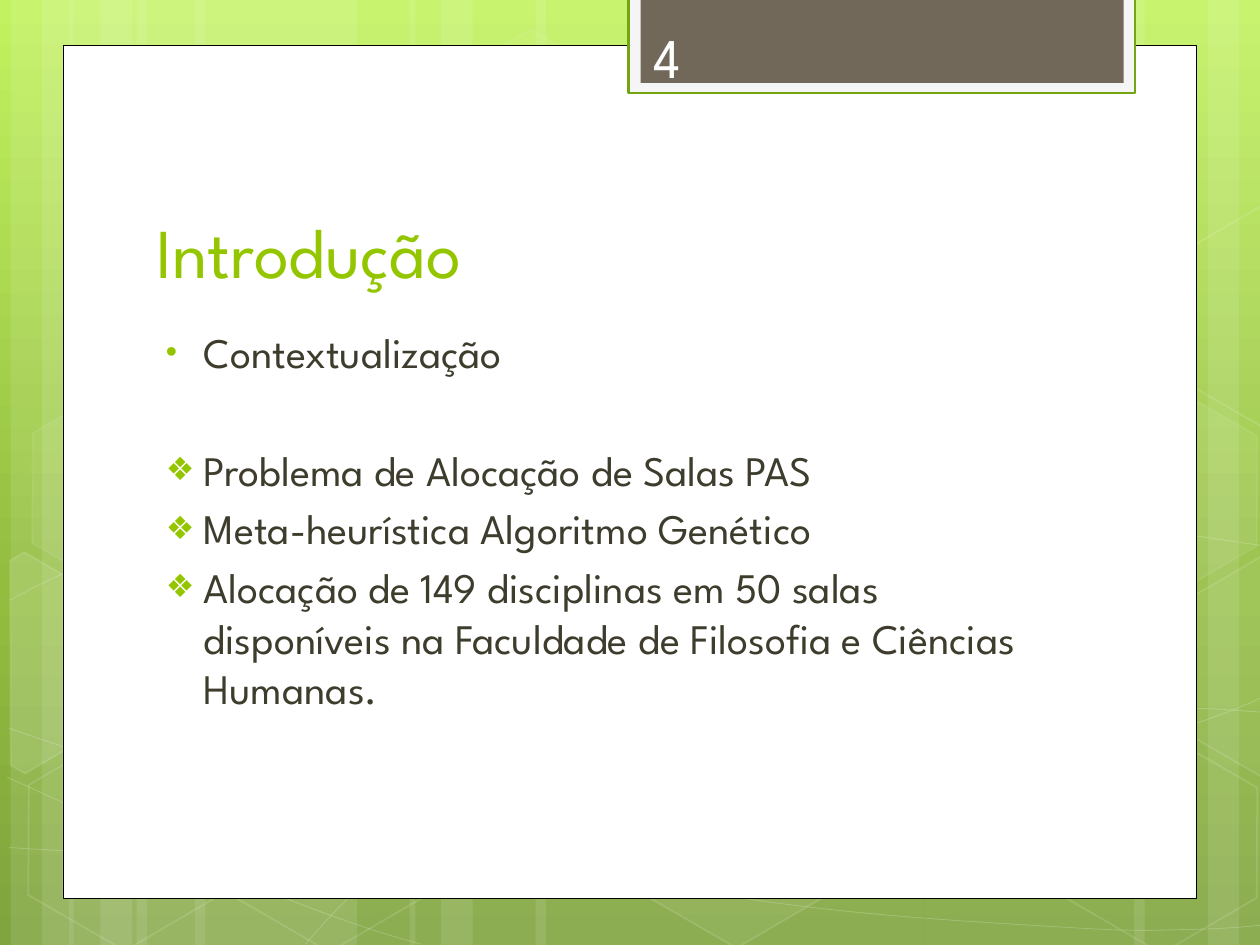
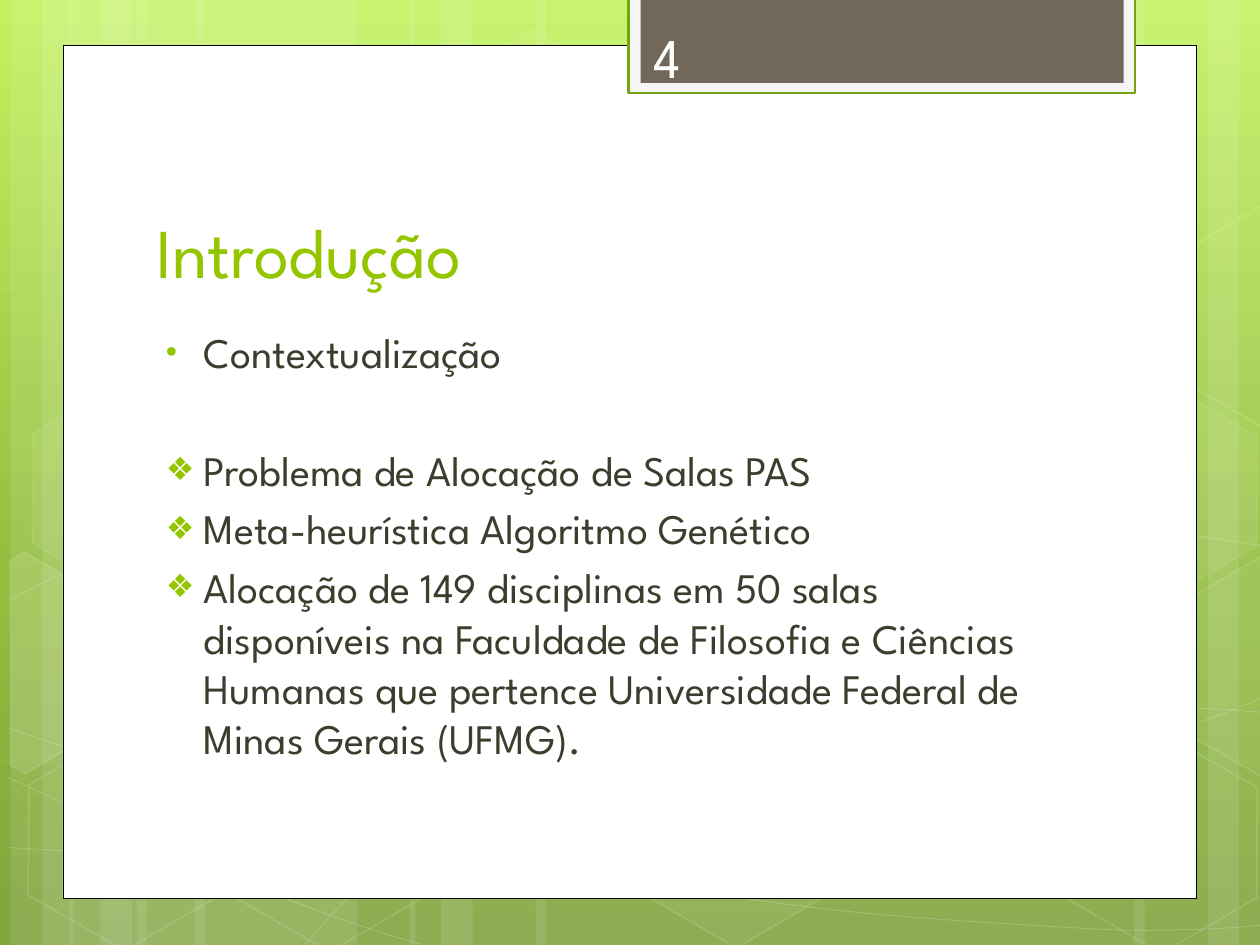
Before and after one commit to alexandregme/tcc2, a slide deck: slide 4 of Apresentação.pptx. Drawn at 1260x945 pixels with LibreOffice and Linux fonts; fonts in the diff are those of the drawing. Boxes give left, top, right and bottom in pixels: in the first picture for what was removed or moved away, otherwise in the second. Text is boxed around its words. In the diff, an @@ line names an element or a change of style, - is before the commit and + after.

```diff
--- a/Apresentação.pptx
+++ b/Apresentação.pptx
@@ text at (204,574,1019,763): text changed @@
-❖ Alocação de 149 disciplinas em 50 salas disponíveis na Faculdade de Filosofia e Ciências Humanas.
+❖ Alocação de 149 disciplinas em 50 salas disponíveis na Faculdade de Filosofia e Ciências Humanas que pertence Universidade Federal de Minas Gerais (UFMG).
```
Also in this commit, not shown: 6 other slides changed, 5 other files.
